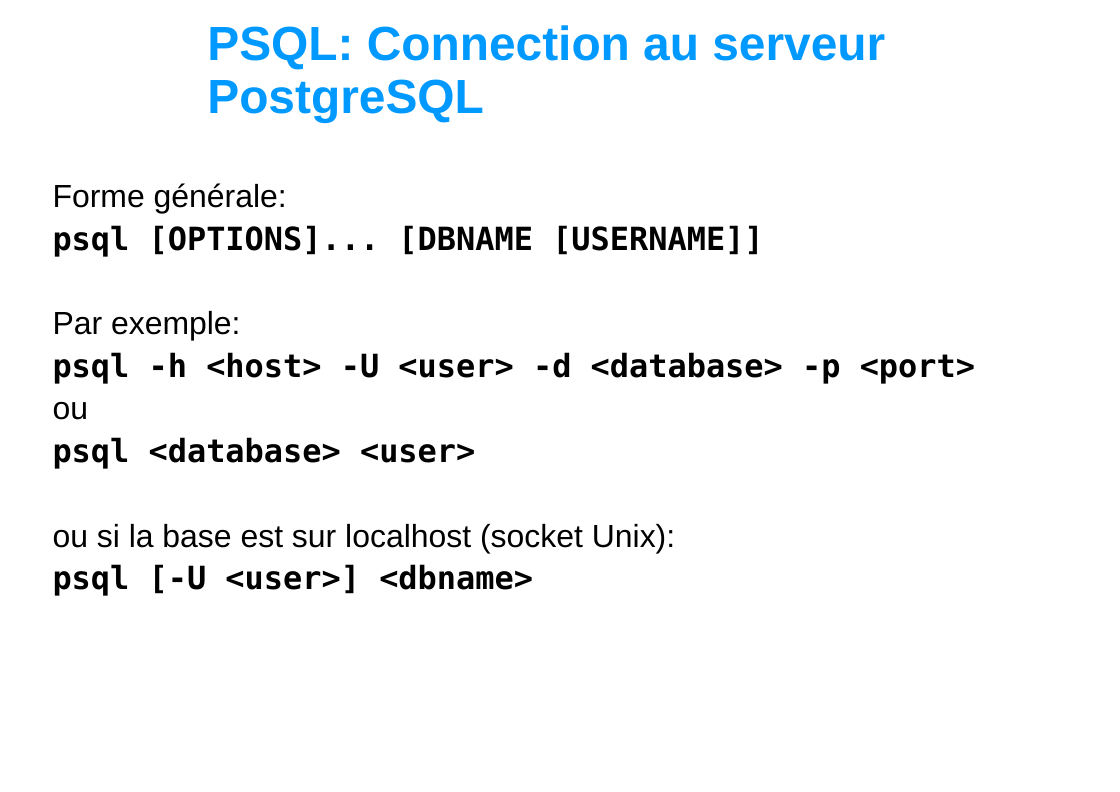
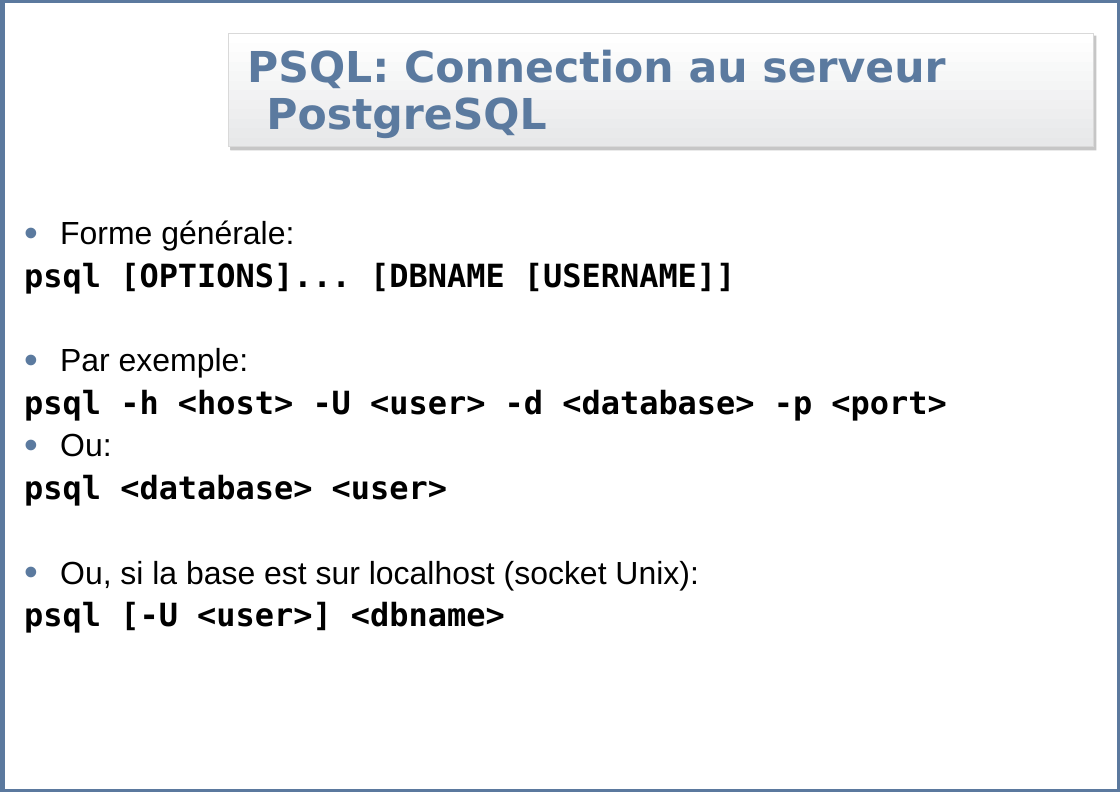
Before and after one commit to Gretti/geoadminsuite, a slide deck: slide 3 of formation/postgis/postgis/slides/05_postgres_psql.ppt. Drawn at 1120x792 pixels with LibreOffice and Linux fonts; fonts in the diff are those of the drawing; background and template pictures are left out. Boxes give left, top, right and bottom in pixels: in the first picture for what was removed or moved away, otherwise in the second. Text is boxed around its words. In the diff, an @@ line names an element or a change of style, - is before the commit and + after.

```diff
--- a/formation/postgis/postgis/slides/05_postgres_psql.ppt
+++ b/formation/postgis/postgis/slides/05_postgres_psql.ppt
@@ rectangle added at (2,0,1120,792), outline #5B799E 4.51 pt @@
@@ title "PSQL: Connection au serveur PostgreSQL": place and size @@
-title "PSQL: Connection au serveur PostgreSQL" at (207,25,885,122)
+title "PSQL: Connection au serveur PostgreSQL" at (228,34,1093,148)
@@ title "PSQL: Connection au serveur PostgreSQL" at (228,34,1093,148): size 36 to 32 pt, font Arial to DejaVu Sans, text colour #0099FF to #5B7A9F; indent changed; fill none to gradient #FFFFFF to #E7E8E9; outline none to #D9D9D9 0.74 pt; shadow on @@
@@ text "Forme générale:": place and size @@
-text "Forme générale:" at (53,183,975,596)
+text "Forme générale:" at (24,220,946,633)
@@ text at (60,220,294,378): bullet none to • @@
@@ text at (60,433,111,457): text changed @@
-ou
+• Ou:
@@ text at (60,561,698,590): text changed @@
-ou si la base est sur localhost (socket Unix):
+• Ou, si la base est sur localhost (socket Unix):
```
Also in this commit, not shown: 13 other slides changed, 58 other files.
